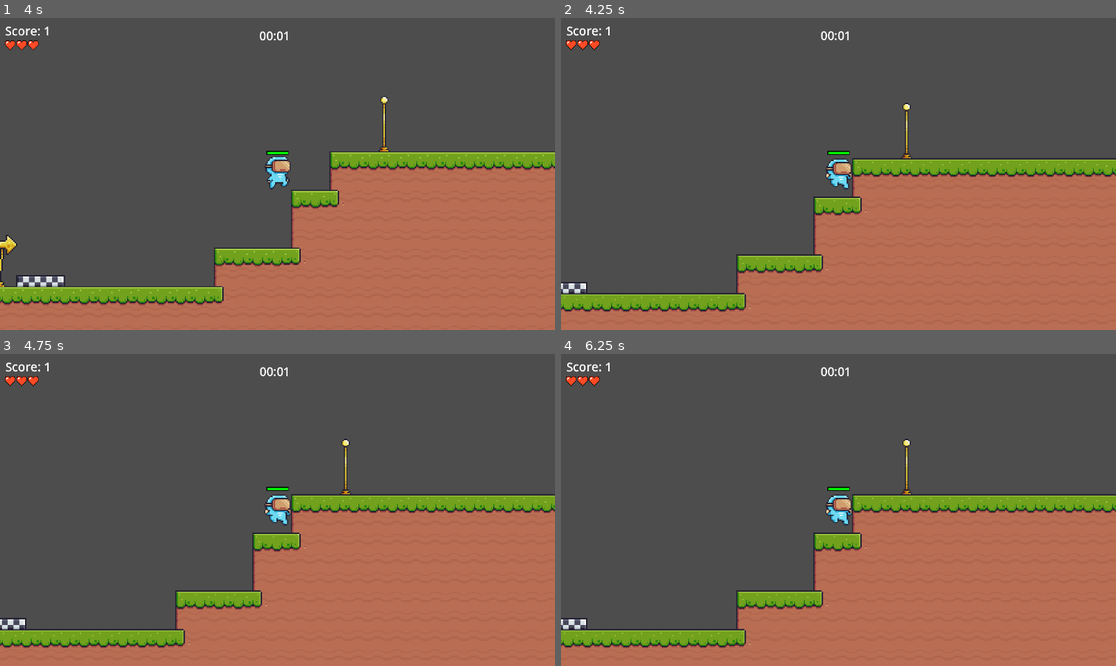
Above: before the commit, frames 1-4 (two rows, left to right).
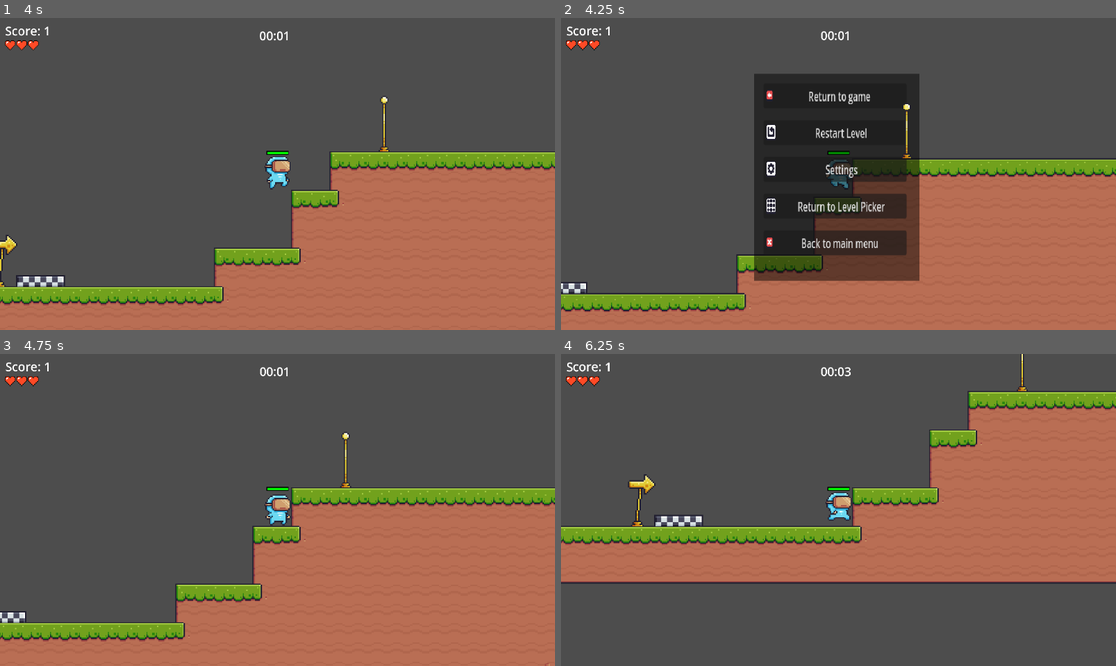
Above: after the commit, the same moments.

Repository: CD1FOX/2D-Platformer
Game: Godot game, scene res://Scenes/main.tscn
Two runs of this game, one before a commit and one after it. Both use one fixed random seed, a clock stepped at 60 frames per second and the inputs below.
Inputs (mouse positions are in pixels of both pictures, inside the frame that each line leads up to):
- Up to frame 1 (4 s): hold D (Right) 0.53-2.03 s; tap W (Jump) at 0.77, 1.52, 3.02, 3.77 s; hold A (Left) 2.03-2.78 s; hold D (Right) from 2.78 s (still down)
- Up to frame 2 (4.25 s): keep holding D (Right); tap Escape (Menu) at 4.15 s
- Up to frame 3 (4.75 s): release D (Right) at 4.25 s; click (271, 432) at 4.25 s, where only the run after the commit has a clickable "Return to game"
- Up to frame 4 (6.25 s): hold A (Left) 5.03-5.78 s; tap W (Jump) at 5.27 s; hold D (Right) from 5.78 s (still down)

Frame 1 is identical in both runs. In frame 2, 19% of the frame differs, in the area x 34-65%, y 17-85%; in frame 3, 7.3%; in frame 4, 45%, in the area x 0-100%, y 0-100%.

Commit message:
Update
fix: Made the settings UI for menu

Made the Settings UI work for menu

Diff:
--- a/Scenes/UI/Scripts/menu.gd
+++ b/Scenes/UI/Scripts/menu.gd
@@ -46,6 +46,5 @@
 
 
 func _on_settings_pressed() -> void:
-	$ColorRect.visible = false
-	$VBoxContainer.visible = false
 	$Settings.visible = true
+	$Menu.visible = false
--- /dev/null
+++ b/Scenes/UI/Scripts/settings.gd
@@ -0,0 +1,6 @@
+extends VBoxContainer
+
+
+func _on_button_pressed() -> void:
+	visible = false
+	$"../Menu".visible = true
--- a/Scenes/UI/menu.tscn
+++ b/Scenes/UI/menu.tscn
@@ -6,7 +6,7 @@
 [ext_resource type="Texture2D" uid="uid://7ksodkt8whgq" path="res://Assets/Pixel Adventure!/Menu/Buttons/Settings.png" id="3_rb4ur"]
 [ext_resource type="Texture2D" uid="uid://tf5xsywuf8we" path="res://Assets/Pixel Adventure!/Menu/Buttons/Levels.png" id="4_4twqa"]
 [ext_resource type="Texture2D" uid="uid://cxtbdkuus722w" path="res://Assets/Pixel Adventure!/Menu/Buttons/Close.png" id="5_ttkkf"]
-[ext_resource type="PackedScene" uid="uid://b2nf4mvjc2jg2" path="res://Scenes/UI/settings.tscn" id="7_rb4ur"]
+[ext_resource type="Script" uid="uid://6nblymr3wl40" path="res://Scenes/UI/Scripts/settings.gd" id="7_rb4ur"]
 
 [node name="Menu" type="Control"]
 process_mode = 3
@@ -19,15 +19,13 @@
 script = ExtResource("1_ugp1d")
 
 [node name="ColorRect" type="ColorRect" parent="."]
-visible = false
 layout_mode = 2
 offset_right = 320.0
 offset_bottom = 259.0
 scale = Vector2(1.21175, 1.44309)
 color = Color(0, 0, 0, 0.47451)
 
-[node name="VBoxContainer" type="VBoxContainer" parent="."]
-visible = false
+[node name="Menu" type="VBoxContainer" parent="."]
 layout_mode = 0
 offset_left = 22.0
 offset_top = 17.0
@@ -36,43 +34,64 @@
 scale = Vector2(1.21175, 1.44309)
 theme_override_constants/separation = 15
 
-[node name="ReturnToGame" type="Button" parent="VBoxContainer"]
+[node name="ReturnToGame" type="Button" parent="Menu"]
 layout_mode = 2
 text = "Return to game"
 icon = ExtResource("1_tjcm1")
 metadata/_edit_lock_ = true
 
-[node name="RestartLevel" type="Button" parent="VBoxContainer"]
+[node name="RestartLevel" type="Button" parent="Menu"]
 layout_mode = 2
 text = "Restart Level
 "
 icon = ExtResource("2_ugp1d")
 metadata/_edit_lock_ = true
 
-[node name="Settings" type="Button" parent="VBoxContainer"]
+[node name="Settings" type="Button" parent="Menu"]
 layout_mode = 2
 text = "Settings"
 icon = ExtResource("3_rb4ur")
 metadata/_edit_lock_ = true
 
-[node name="ReturnToLevelPicker" type="Button" parent="VBoxContainer"]
+[node name="ReturnToLevelPicker" type="Button" parent="Menu"]
 layout_mode = 2
 text = "Return to Level Picker
 "
 icon = ExtResource("4_4twqa")
 metadata/_edit_lock_ = true
 
-[node name="BackToMainMenu" type="Button" parent="VBoxContainer"]
+[node name="BackToMainMenu" type="Button" parent="Menu"]
 layout_mode = 2
 text = "Back to main menu"
 icon = ExtResource("5_ttkkf")
 metadata/_edit_lock_ = true
 
-[node name="Settings" parent="." instance=ExtResource("7_rb4ur")]
-layout_mode = 1
+[node name="Settings" type="VBoxContainer" parent="."]
+visible = false
+offset_left = 23.0
+offset_top = 14.0
+offset_right = 300.0
+offset_bottom = 229.0
+scale = Vector2(1.21175, 1.44309)
+theme_override_constants/separation = 15
+script = ExtResource("7_rb4ur")
 
-[connection signal="pressed" from="VBoxContainer/ReturnToGame" to="." method="_on_return_to_game_pressed"]
-[connection signal="pressed" from="VBoxContainer/RestartLevel" to="." method="_on_restart_level_pressed"]
-[connection signal="pressed" from="VBoxContainer/Settings" to="." method="_on_settings_pressed"]
-[connection signal="pressed" from="VBoxContainer/ReturnToLevelPicker" to="." method="_on_return_to_level_picker_pressed"]
-[connection signal="pressed" from="VBoxContainer/BackToMainMenu" to="." method="_on_back_to_main_menu_pressed"]
+[node name="Button" type="Button" parent="Settings"]
+layout_mode = 2
+text = "Back"
+icon = ExtResource("1_tjcm1")
+alignment = 0
+
+[node name="Label" type="Label" parent="Settings"]
+layout_mode = 2
+text = "Camera Zoom Slider"
+
+[node name="HSlider" type="HSlider" parent="Settings"]
+layout_mode = 2
+
+[connection signal="pressed" from="Menu/ReturnToGame" to="." method="_on_return_to_game_pressed"]
+[connection signal="pressed" from="Menu/RestartLevel" to="." method="_on_restart_level_pressed"]
+[connection signal="pressed" from="Menu/Settings" to="." method="_on_settings_pressed"]
+[connection signal="pressed" from="Menu/ReturnToLevelPicker" to="." method="_on_return_to_level_picker_pressed"]
+[connection signal="pressed" from="Menu/BackToMainMenu" to="." method="_on_back_to_main_menu_pressed"]
+[connection signal="pressed" from="Settings/Button" to="Settings" method="_on_button_pressed"]
--- a/Scenes/UI/settings.tscn
+++ /dev/null
@@ -1,26 +0,0 @@
-[gd_scene format=3 uid="uid://b2nf4mvjc2jg2"]
-
-[node name="Settings" type="Control"]
-layout_mode = 3
-anchors_preset = 15
-anchor_right = 1.0
-anchor_bottom = 1.0
-offset_right = -1152.0
-offset_bottom = -648.0
-grow_horizontal = 2
-grow_vertical = 2
-
-[node name="VBoxContainer" type="VBoxContainer" parent="."]
-offset_left = 22.0
-offset_top = 17.0
-offset_right = 299.0
-offset_bottom = 232.0
-scale = Vector2(1.21175, 1.44309)
-theme_override_constants/separation = 15
-
-[node name="Label" type="Label" parent="VBoxContainer"]
-layout_mode = 2
-text = "Camera Zoom Slider"
-
-[node name="HSlider" type="HSlider" parent="VBoxContainer"]
-layout_mode = 2
Not shown, added: Scenes/UI/Scripts/settings.gd.uid
